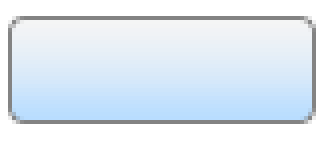
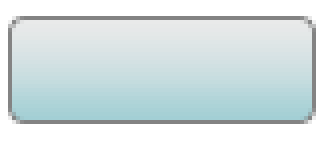
Revision of a layered (324, 148) image; what changed, layer by layer:
pixels changed over (12, 20, 312, 120) (layer not identified)
